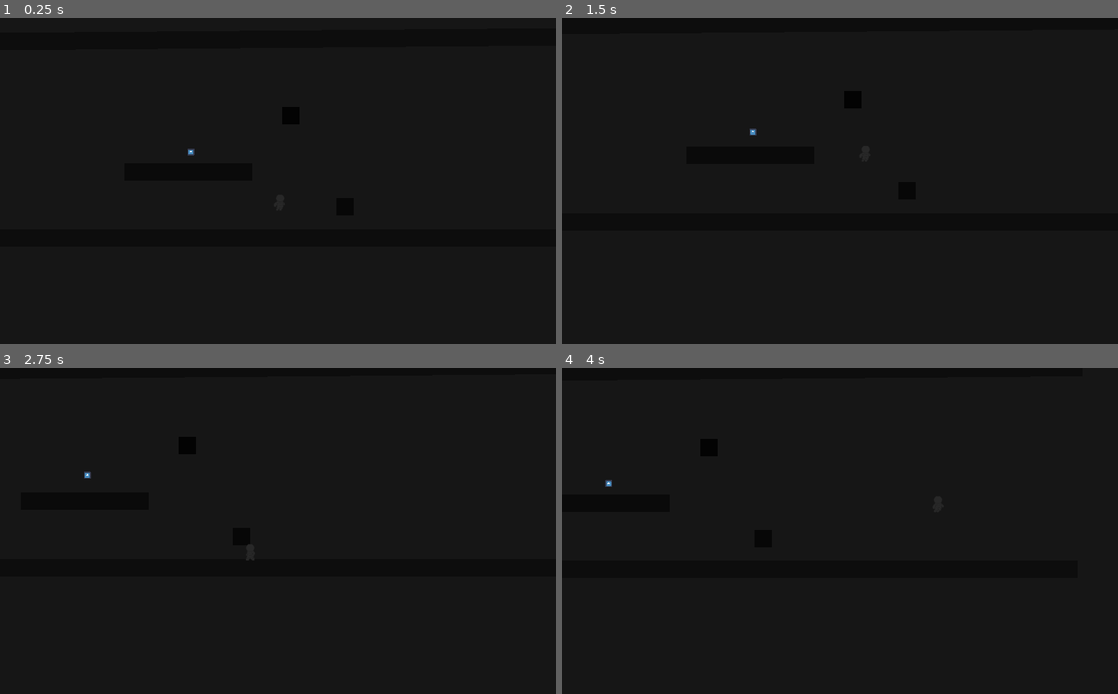
Above: before the commit, frames 1-4 (two rows, left to right).
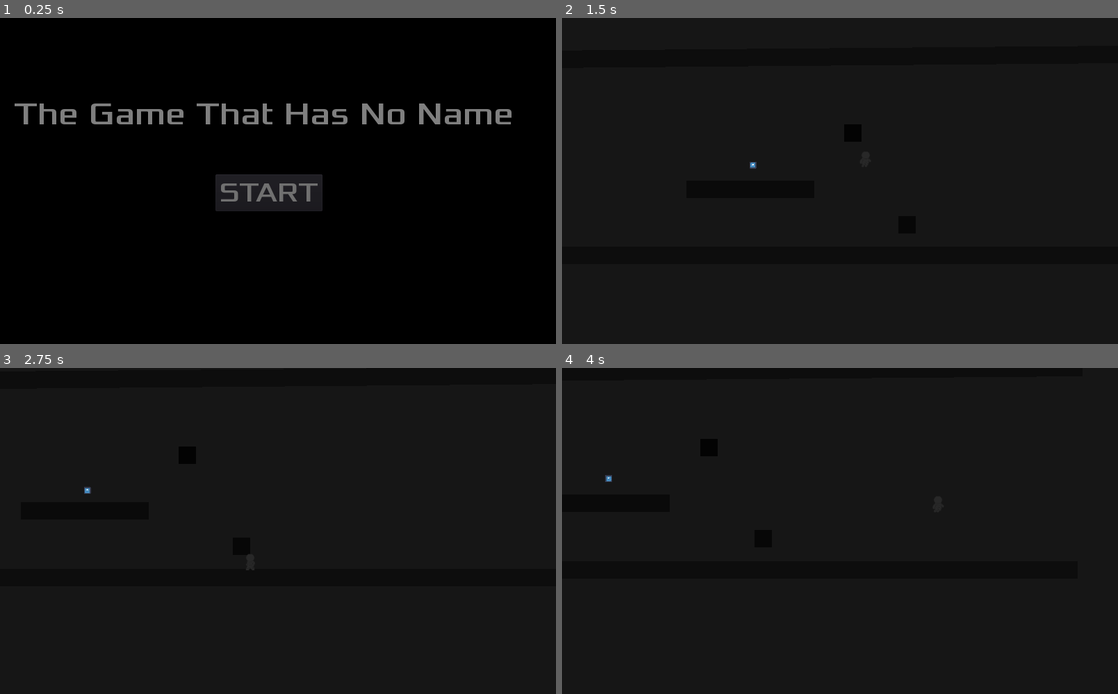
Above: after the commit, the same moments.

Repository: MenacingGhost/BW_Jam_Team
Game: Godot game, scene res://scenes/Menu.tscn
The game is run twice, just before and just after one commit, with the same random seed, the same clock (stepped at 60 frames per second) and the same inputs. Before the commit the project starts from res://scenes/main.tscn. The engine's default icon, where the game draws it, is replaced by a stand-in: a white triangle on a blue panel in a dark square.
Inputs (mouse positions are in pixels of both pictures, inside the frame that each line leads up to):
- Up to frame 1 (0.25 s): no input
- Up to frame 2 (1.5 s): click (828, 194) at 0.5 s, where only the run after the commit has a clickable "START"; tap Enter (ui_accept) at 1.25 s; hold Right (ui_right) from 1.28 s (still down); hold Ctrl (b_button) from 1.28 s (still down)
- Up to frame 3 (2.75 s): tap Enter (ui_accept) at 1.52, 2.27 s; release Right (ui_right) at 2.03 s; release Ctrl (b_button) at 2.03 s; hold Left (ui_left) from 2.03 s (still down); tap Ctrl (b_button) at 2.1 s
- Up to frame 4 (4 s): release Left (ui_left) at 2.78 s; hold Ctrl (b_button) 2.78-3.53 s; hold Right (ui_right) from 2.78 s (still down); tap Ctrl (b_button) at 3.6 s; tap Enter (ui_accept) at 3.77 s

The runs differ from the first frame. In frame 1, 2.6% of the frame differs, in the area x 2-92%, y 26-57%; in frame 2, less than 0.1%; in frame 3, less than 0.1%; in frame 4, less than 0.1%.

Commit message:
added main menu

Diff:
--- a/Game/project.godot
+++ b/Game/project.godot
@@ -15,7 +15,7 @@
 [application]
 
 config/name="RewindGameObjects"
-run/main_scene="res://scenes/main.tscn"
+run/main_scene="res://scenes/Menu.tscn"
 config/icon="res://icon.png"
 
 [autoload]
--- /dev/null
+++ b/Game/scenes/Menu.tscn
@@ -0,0 +1,41 @@
+[gd_scene load_steps=6 format=2]
+
+[ext_resource path="res://scenes/SceneTransition.tscn" type="PackedScene" id=1]
+[ext_resource path="res://fonts/Xolonium-Regular.ttf" type="DynamicFontData" id=2]
+[ext_resource path="res://scripts/Menu.gd" type="Script" id=3]
+
+[sub_resource type="DynamicFont" id=1]
+size = 50
+font_data = ExtResource( 2 )
+
+[sub_resource type="DynamicFont" id=2]
+size = 60
+font_data = ExtResource( 2 )
+
+[node name="Menu" type="CanvasLayer"]
+script = ExtResource( 3 )
+
+[node name="ColorRect" type="ColorRect" parent="."]
+anchor_right = 1.0
+anchor_bottom = 1.0
+color = Color( 0, 0, 0, 1 )
+
+[node name="Button" type="Button" parent="."]
+margin_left = 397.0
+margin_top = 288.0
+margin_right = 594.0
+margin_bottom = 355.0
+custom_fonts/font = SubResource( 1 )
+text = "START"
+
+[node name="Label" type="Label" parent="."]
+margin_left = 25.0
+margin_top = 141.0
+margin_right = 975.0
+margin_bottom = 214.0
+custom_fonts/font = SubResource( 2 )
+text = "The Game That Has No Name"
+
+[node name="SceneTransition" parent="." instance=ExtResource( 1 )]
+
+[connection signal="pressed" from="Button" to="." method="_on_StartButton_pressed"]
--- /dev/null
+++ b/Game/scenes/SceneTransition.tscn
@@ -0,0 +1,57 @@
+[gd_scene load_steps=4 format=2]
+
+[ext_resource path="res://scripts/SceneTransition.gd" type="Script" id=1]
+
+[sub_resource type="Animation" id=1]
+resource_name = "Fade"
+length = 0.5
+tracks/0/type = "value"
+tracks/0/path = NodePath(".:modulate")
+tracks/0/interp = 1
+tracks/0/loop_wrap = true
+tracks/0/imported = false
+tracks/0/enabled = true
+tracks/0/keys = {
+"times": PoolRealArray( 0, 0.5 ),
+"transitions": PoolRealArray( 1, 1 ),
+"update": 0,
+"values": [ Color( 1, 1, 1, 0 ), Color( 1, 1, 1, 1 ) ]
+}
+
+[sub_resource type="Animation" id=2]
+length = 0.001
+tracks/0/type = "value"
+tracks/0/path = NodePath(".:color")
+tracks/0/interp = 1
+tracks/0/loop_wrap = true
+tracks/0/imported = false
+tracks/0/enabled = true
+tracks/0/keys = {
+"times": PoolRealArray( 0 ),
+"transitions": PoolRealArray( 1 ),
+"update": 0,
+"values": [ Color( 0.00392157, 0.00392157, 0.00392157, 1 ) ]
+}
+tracks/1/type = "value"
+tracks/1/path = NodePath(".:modulate")
+tracks/1/interp = 1
+tracks/1/loop_wrap = true
+tracks/1/imported = false
+tracks/1/enabled = true
+tracks/1/keys = {
+"times": PoolRealArray( 0 ),
+"transitions": PoolRealArray( 1 ),
+"update": 0,
+"values": [ Color( 1, 1, 1, 1 ) ]
+}
+
+[node name="SceneTransition" type="ColorRect"]
+anchor_right = 1.0
+anchor_bottom = 1.0
+mouse_filter = 2
+color = Color( 0.00392157, 0.00392157, 0.00392157, 1 )
+script = ExtResource( 1 )
+
+[node name="AnimationPlayer" type="AnimationPlayer" parent="."]
+anims/Fade = SubResource( 1 )
+anims/RESET = SubResource( 2 )
--- /dev/null
+++ b/Game/scripts/Menu.gd
@@ -0,0 +1,6 @@
+extends Node
+
+onready var _transition_rect := $SceneTransition
+
+func _on_StartButton_pressed():
+	_transition_rect.transition_to("res://scenes/main.tscn")
--- /dev/null
+++ b/Game/scripts/SceneTransition.gd
@@ -0,0 +1,15 @@
+extends ColorRect
+
+export (String , FILE , "*.tscn") var next_scene_path
+
+onready var _anim_player := $AnimationPlayer
+
+func _ready() ->  void:
+	_anim_player.play_backwards("Fade")
+
+func transition_to(_next_scene := next_scene_path) -> void:
+	_anim_player.play("Fade")
+	print("hi")
+	yield(_anim_player , "animation_finished")
+	get_tree().change_scene(_next_scene)
+	_anim_player.play_backwards("Fade")
Not shown, added: Game/fonts/FONTLOG.txt
Not shown, added: Game/fonts/LICENSE.txt
Binary file added: Game/fonts/Xolonium-Regular.ttf
